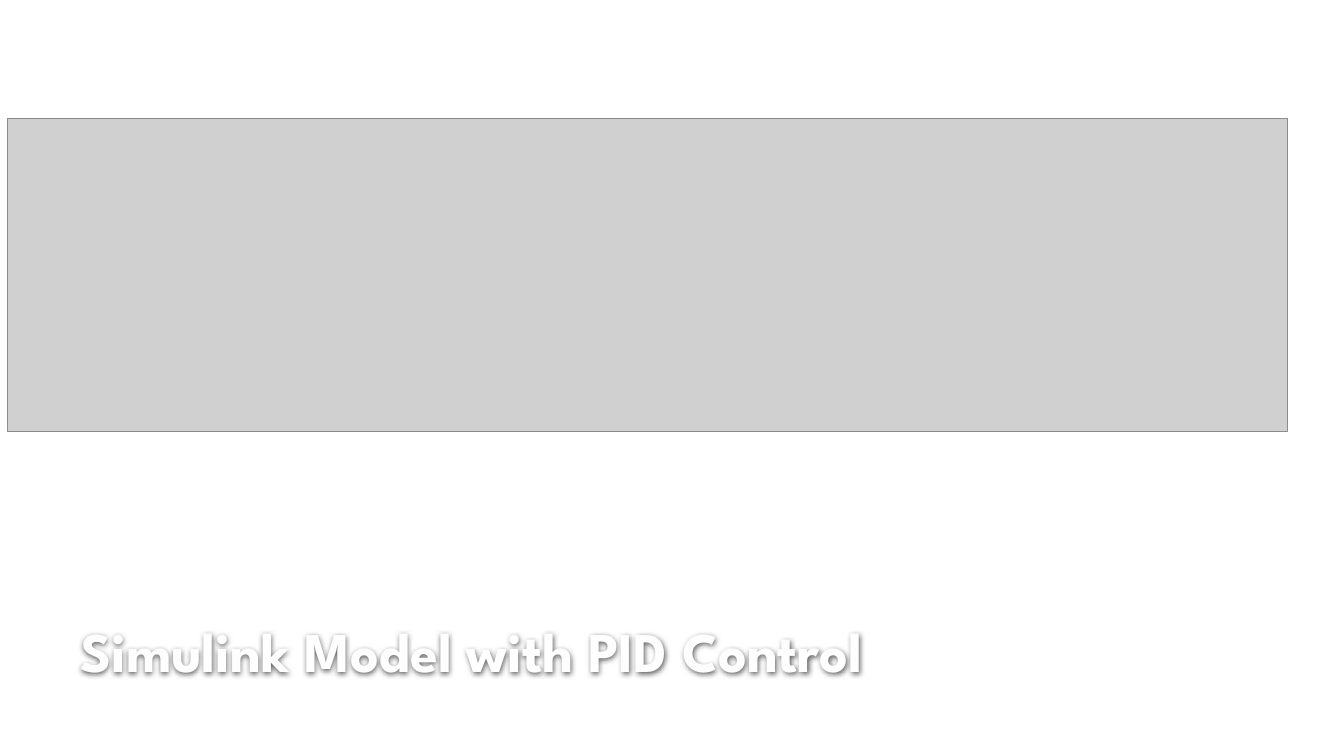
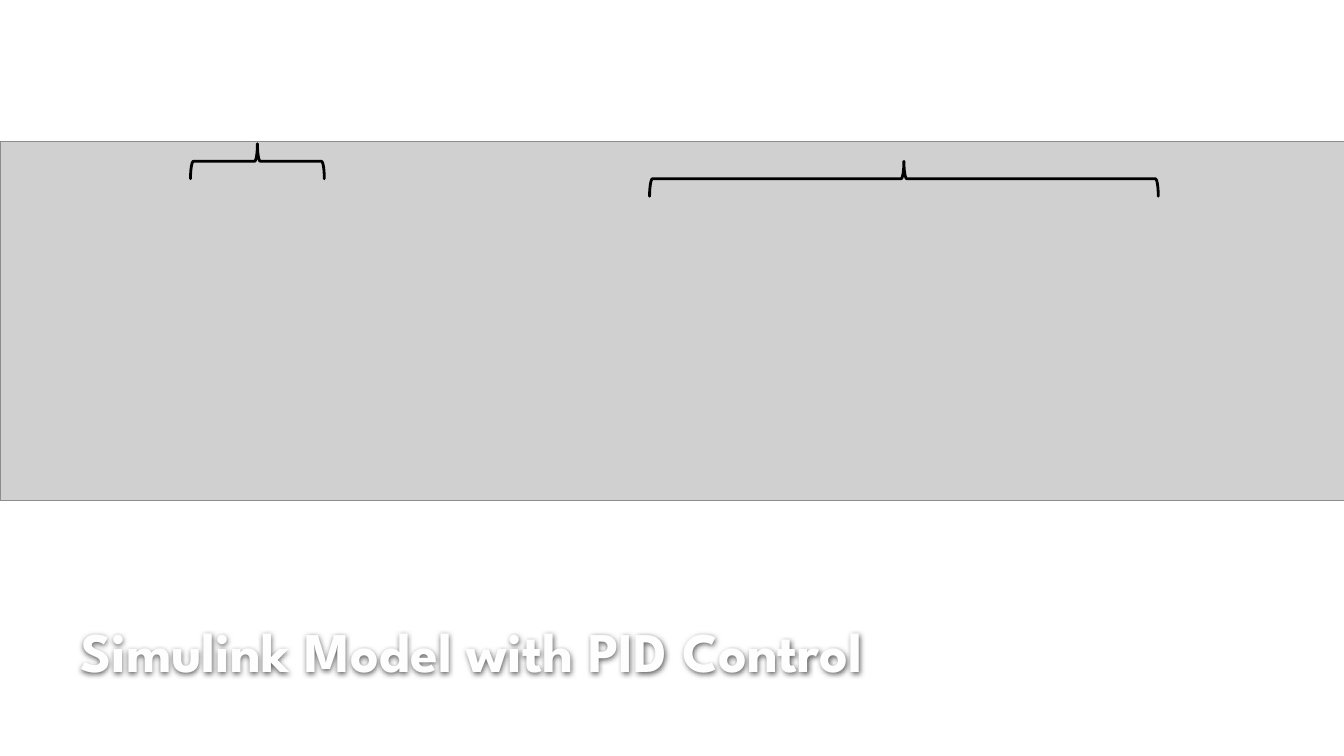
Before and after one commit to lcall3/Controller, a slide deck: slide 10 of doc/report/demo2 - report.pptx (slide 8 before the commit). Drawn at 1344x756 pixels with LibreOffice and Linux fonts; fonts in the diff are those of the drawing; grey boxes stand for pictures; background and template pictures are left out. Boxes give left, top, right and bottom in pixels: in the first picture for what was removed or moved away, otherwise in the second. Text is boxed around its words. In the diff, an @@ line names an element or a change of style, - is before the commit and + after.

```diff
--- a/doc/report/demo2 - report.pptx
+++ b/doc/report/demo2 - report.pptx
@@ picture resized from (x1=8, y1=118, x2=1289, y2=431) to (x1=0, y1=141, x2=1344, y2=501) @@
@@ right brace added at (x1=191, y1=144, x2=325, y2=179), outline #000000 2 pt @@
@@ right brace added at (x1=649, y1=161, x2=1158, y2=197), outline #000000 2 pt @@
```
Also in this commit, not shown: 4 other slides changed, 12 slides added, 3 slides removed, 20 other files.
